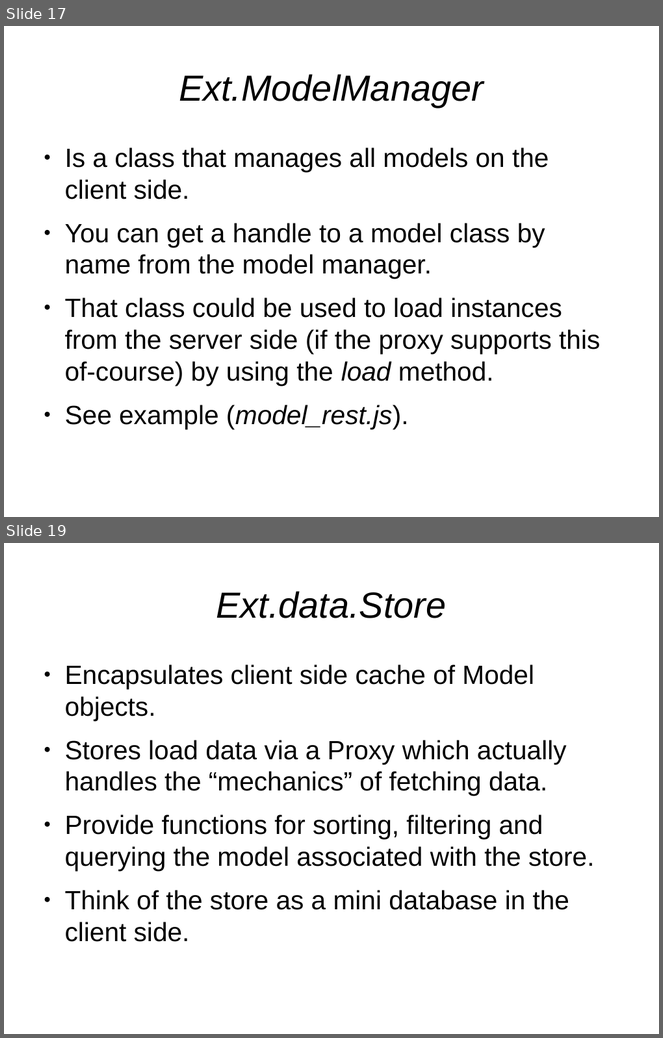
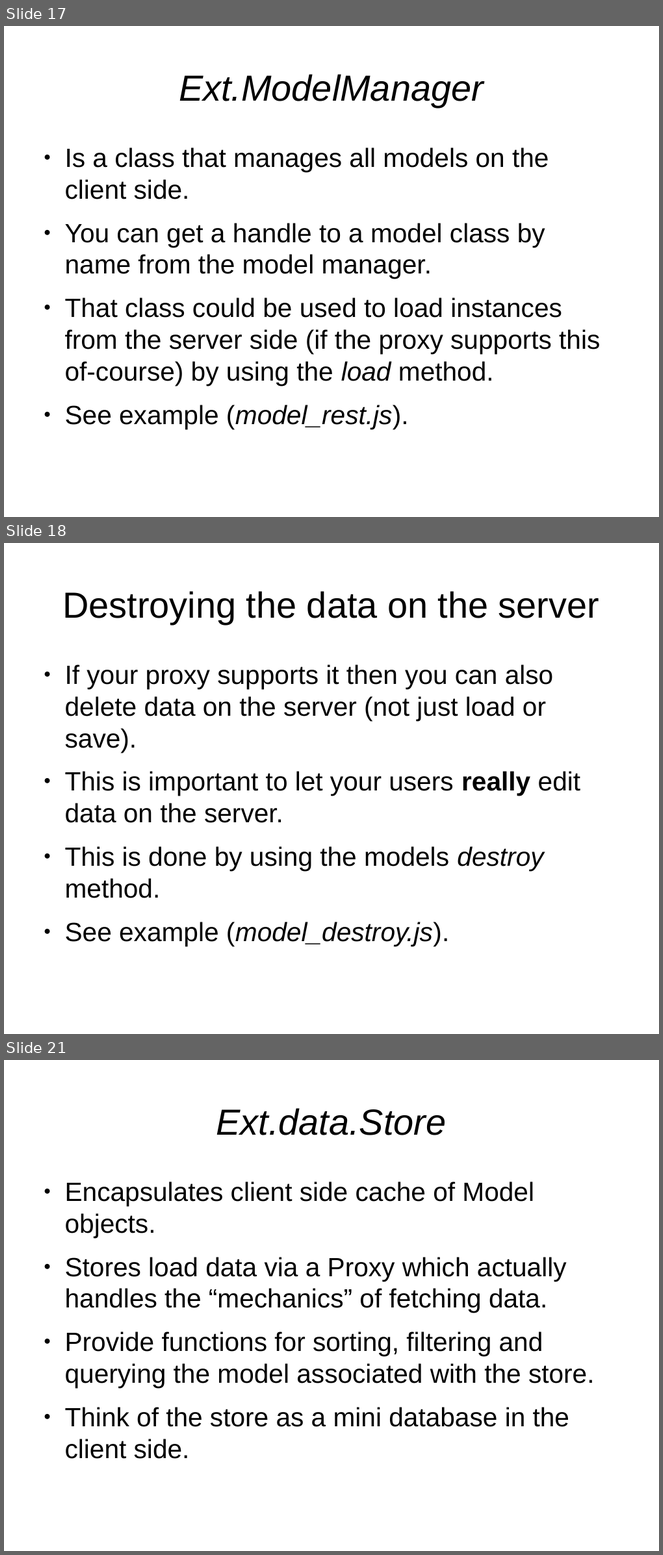
Before and after one commit to veltzer/demos, a slide deck: javascript/extjs/doc/extjs_data.odp. Shown one above the other, each under a label of ours: slides 17 and 19 before the commit, slides 17, 18 and 21 after it; the slides between them are not shown. The pictures are 663x1038 and 663x1555 pixels, drawn with LibreOffice and Linux fonts; fonts in the diff are those of the drawing. Boxes give left, top, right and bottom in pixels: in the first picture for what was removed or moved away, otherwise in the second. Text is boxed around its words. In the diff, an @@ line names an element or a change of style, - is before the commit and + after.

```diff
--- a/javascript/extjs/doc/extjs_data.odp
+++ b/javascript/extjs/doc/extjs_data.odp
@@ slide 18 added at [4, 543, 659, 1034], background #FFFFFF @@
@@ title added at [62, 591, 599, 624], 44 pt, text #000000 @@
+Destroying the data on the server
@@ text added at [65, 665, 581, 946], 32 pt, text #000000 @@
+● If your proxy supports it then you can also delete data on the server (not just load or save).
+● This is important to let your users really edit data on the server.
+● This is done by using the models destroy method.
+● See example (model_destroy.js).
@@ what was slide 19 is now slide 21 @@
```
Also in this commit, not shown: 1 slide changed, 5 other slides added, 5 other files.
